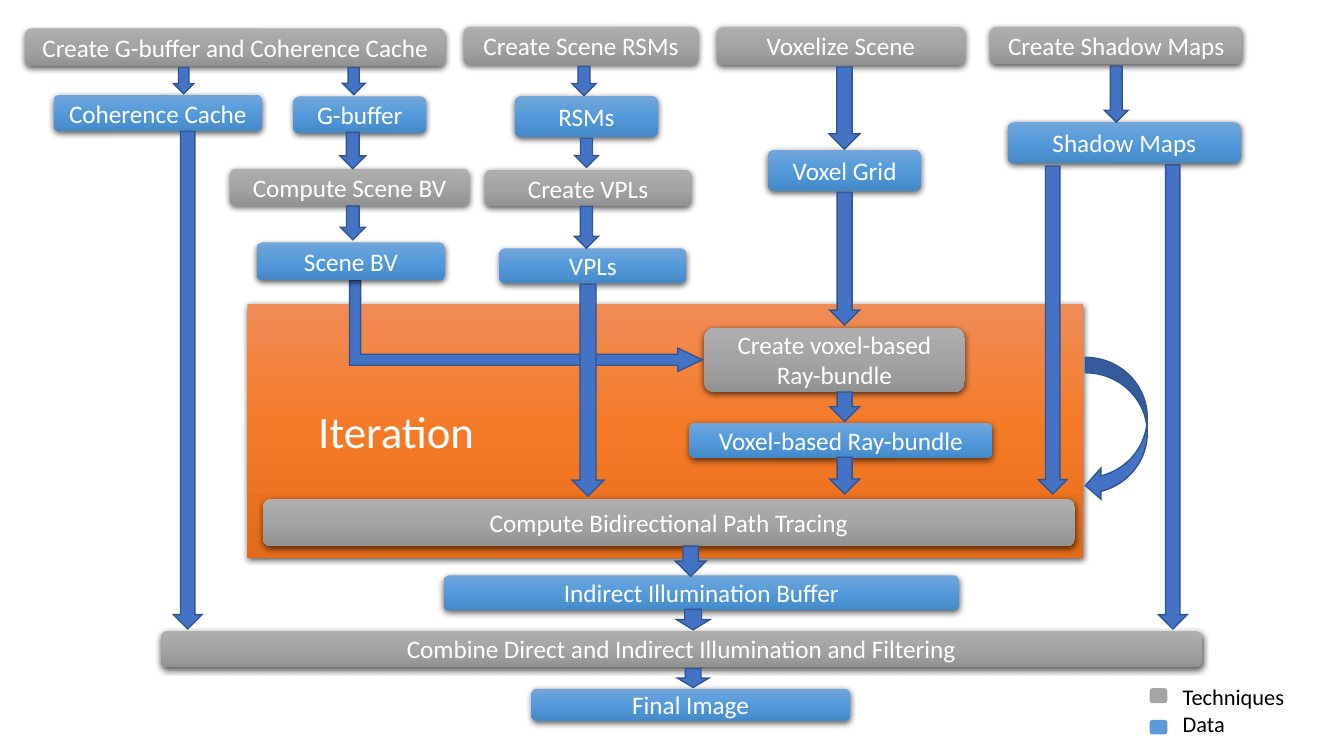
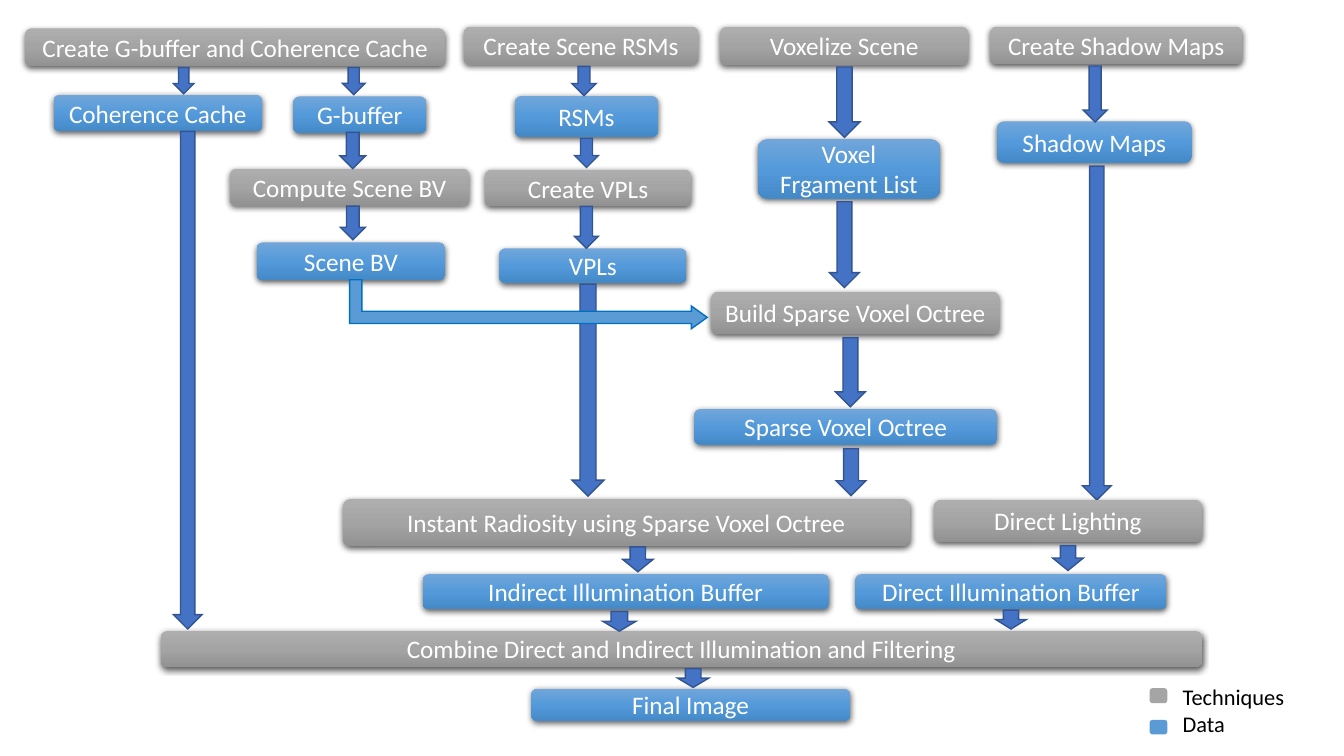
Before and after one commit to jazzboysc/RTGI, a slide deck: slide 2 of Docs/RTGI using voxel-based ray-bundles.pptx. Drawn at 1344x756 pixels with LibreOffice and Linux fonts; fonts in the diff are those of the drawing. Boxes give left, top, right and bottom in pixels: in the first picture for what was removed or moved away, otherwise in the second. Text is boxed around its words. In the diff, an @@ line names an element or a change of style, - is before the commit and + after.

```diff
--- a/Docs/RTGI using voxel-based ray-bundles.pptx
+++ b/Docs/RTGI using voxel-based ray-bundles.pptx
@@ rounded rectangle "Voxelize Scene": place and size @@
-rounded rectangle "Voxelize Scene" at [717,27,965,65]
+rounded rectangle "Voxelize Scene" at [721,27,969,65]
@@ down arrow: place and size @@
-down arrow at [829,67,860,149]
+down arrow at [829,67,860,137]
@@ down arrow: place and size @@
-down arrow at [1105,67,1129,123]
+down arrow at [1084,66,1108,122]
@@ rounded rectangle "Voxel Frgament List": place and size @@
-rounded rectangle "Voxel Frgament List" at [768,149,922,191]
+rounded rectangle "Voxel Frgament List" at [757,139,940,199]
@@ text in rounded rectangle at [780,145,917,200]: text changed @@
-Voxel Grid
+Voxel Frgament List
@@ rounded rectangle "Shadow Maps": place and size @@
-rounded rectangle "Shadow Maps" at [1008,122,1241,163]
+rounded rectangle "Shadow Maps" at [997,121,1192,162]
@@ down arrow removed at [1038,166,1067,494] @@
@@ down arrow: place and size @@
-down arrow at [1158,165,1187,629]
+down arrow at [1083,166,1111,500]
@@ down arrow: place and size @@
-down arrow at [830,392,860,421]
+down arrow at [830,202,860,287]
@@ bent up arrow: place and size @@
-bent up arrow at [350,280,703,371]
+bent up arrow at [350,279,708,329]
@@ bent up arrow at [350,279,708,329]: fill #4472C4 to #5B9BD5; outline #325491 1 pt to #0070C0 1 pt; proportions changed @@
@@ rounded rectangle "Build Sparse Voxel Octree": place and size @@
-rounded rectangle "Build Sparse Voxel Octree" at [704,328,965,392]
+rounded rectangle "Build Sparse Voxel Octree" at [712,291,1000,334]
@@ rectangle removed at [247,303,1084,558] @@
-Iteration
@@ text in rounded rectangle at [725,304,985,326]: text changed @@
-Create voxel-based Ray-bundle
+Build Sparse Voxel Octree
@@ down arrow: place and size @@
-down arrow at [830,193,860,326]
+down arrow at [836,338,866,406]
@@ curved left arrow removed at [1086,357,1147,501] @@
@@ rounded rectangle "Sparse Voxel Octree": place and size @@
-rounded rectangle "Sparse Voxel Octree" at [690,422,992,458]
+rounded rectangle "Sparse Voxel Octree" at [695,409,997,445]
@@ text in rounded rectangle at [744,418,947,440]: text changed @@
-Voxel-based Ray-bundle
+Sparse Voxel Octree
@@ down arrow: place and size @@
-down arrow at [830,458,860,494]
+down arrow at [837,449,867,496]
@@ rounded rectangle "Instant Radiosity using Sparse Voxel ...": place and size @@
-rounded rectangle "Instant Radiosity using Sparse Voxel ..." at [263,499,1076,546]
+rounded rectangle "Instant Radiosity using Sparse Voxel ..." at [343,499,910,546]
@@ rounded rectangle added at [935,500,1203,542], fill gradient #AFAFAF to #A5A5A5 to #939393, 18 pt, text #FFFFFF @@
+Direct Lighting
@@ text in rounded rectangle at [407,514,845,536]: text changed @@
-Compute Bidirectional Path Tracing
+Instant Radiosity using Sparse Voxel Octree
@@ down arrow: place and size @@
-down arrow at [676,546,706,577]
+down arrow at [623,547,653,573]
@@ down arrow added at [1053,545,1083,571], fill #4472C4, outline #325491 1 pt @@
@@ rounded rectangle "Indirect Illumination Buffer": place and size @@
-rounded rectangle "Indirect Illumination Buffer" at [444,576,960,611]
+rounded rectangle "Indirect Illumination Buffer" at [422,575,829,610]
@@ rounded rectangle added at [856,575,1168,610], fill gradient #71A6DB to #559BDB to #448ACA, 18 pt, text #FFFFFF @@
+Direct Illumination Buffer
@@ down arrow: place and size @@
-down arrow at [677,610,710,630]
+down arrow at [603,612,636,632]
@@ down arrow added at [996,610,1026,629], fill #4472C4, outline #325491 1 pt @@
```
Also in this commit, not shown: 1 other file.
